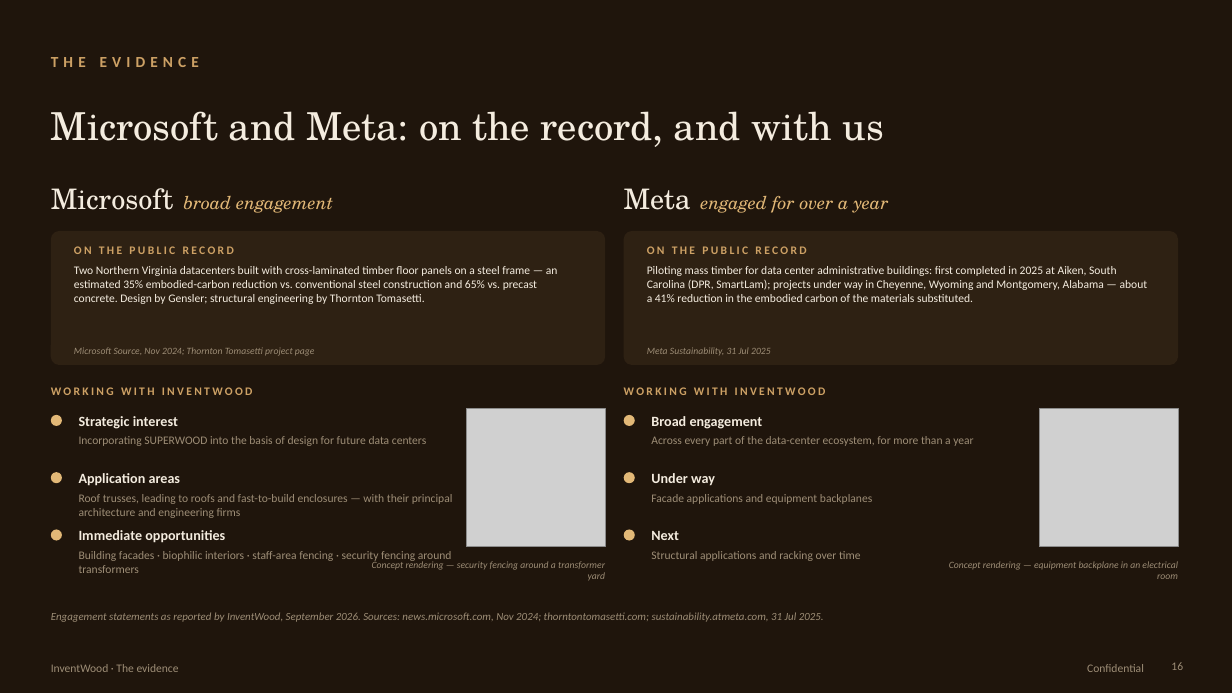
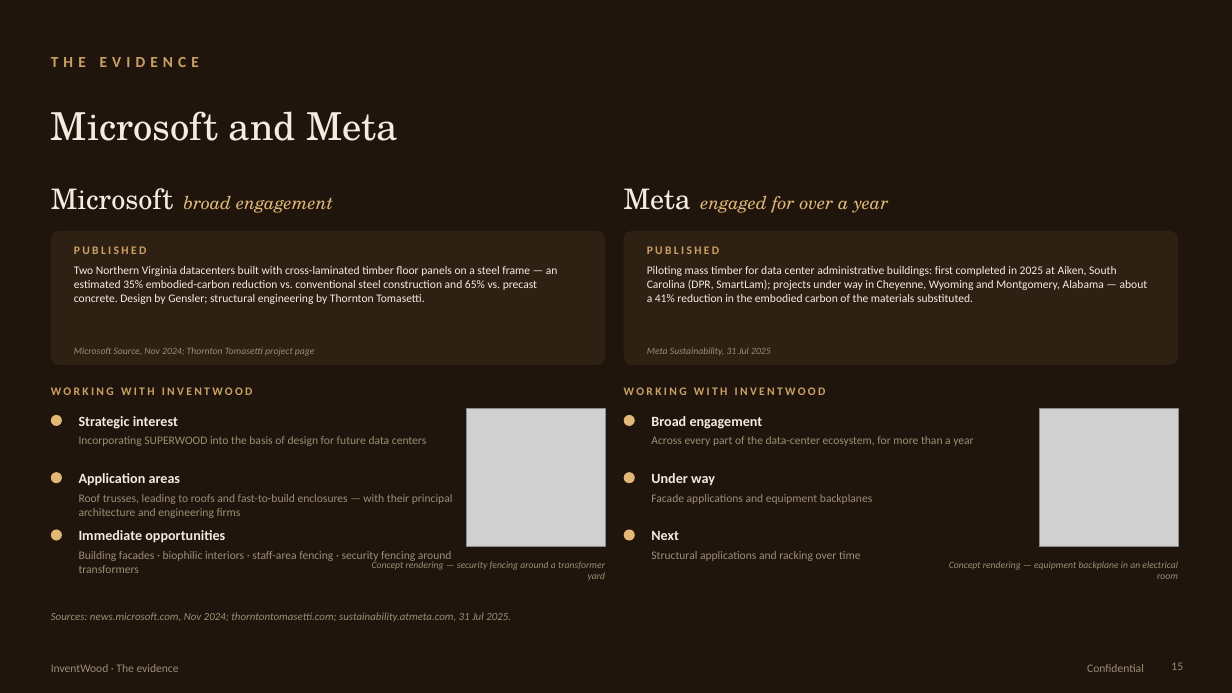
Before and after one commit to alau-hi/decks, a slide deck: slide 15 of superwood-datacenter-investor/SUPERWOOD-for-Data-Centers-Companion.pptx (slide 16 before the commit). Drawn at 1232x693 pixels with LibreOffice and Linux fonts; fonts in the diff are those of the drawing; grey boxes stand for pictures. Boxes give left, top, right and bottom in pixels: in the first picture for what was removed or moved away, otherwise in the second. Text is boxed around its words. In the diff, an @@ line names an element or a change of style, - is before the commit and + after.

```diff
--- a/superwood-datacenter-investor/SUPERWOOD-for-Data-Centers-Companion.pptx
+++ b/superwood-datacenter-investor/SUPERWOOD-for-Data-Centers-Companion.pptx
@@ text at [51,111,397,141]: text changed @@
-Microsoft and Meta: on the record, and with us
+Microsoft and Meta
@@ text at [74,246,146,254]: text changed @@
-ON THE PUBLIC RECORD
+PUBLISHED
@@ text at [647,246,719,254]: text changed @@
-ON THE PUBLIC RECORD
+PUBLISHED
@@ text at [51,612,511,622]: text changed @@
-Engagement statements as reported by InventWood, September 2026. Sources: news.microsoft.com, Nov 2024; thorntontomasetti.com; sustainability.atmeta.com, 31 Jul 2025.
+Sources: news.microsoft.com, Nov 2024; thorntontomasetti.com; sustainability.atmeta.com, 31 Jul 2025.
@@ page number at [1171,662,1183,670]: text changed @@
-16
+15
```
Also in this commit, not shown: 17 other slides changed, 2 slides added, 3 slides removed, 13 other files.
